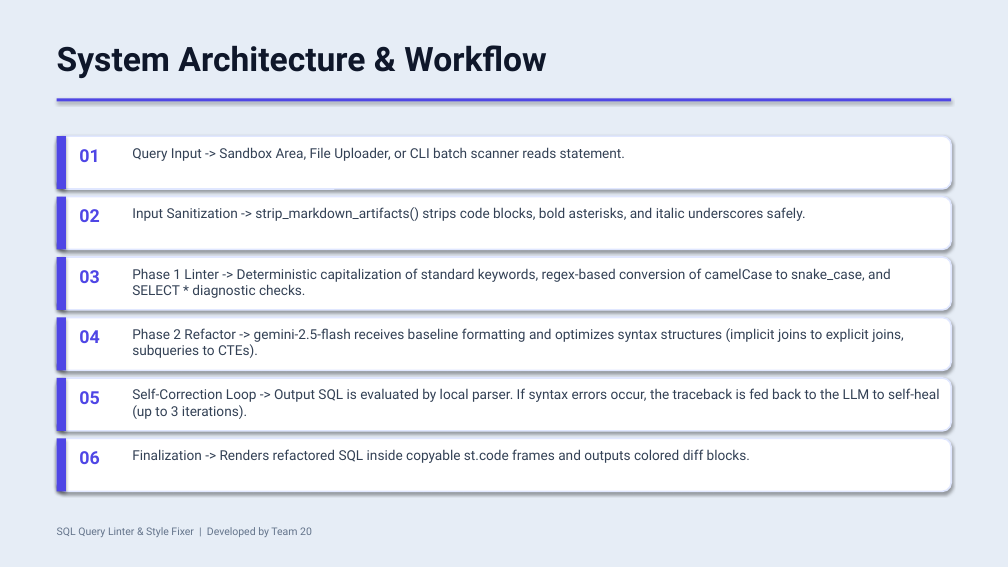
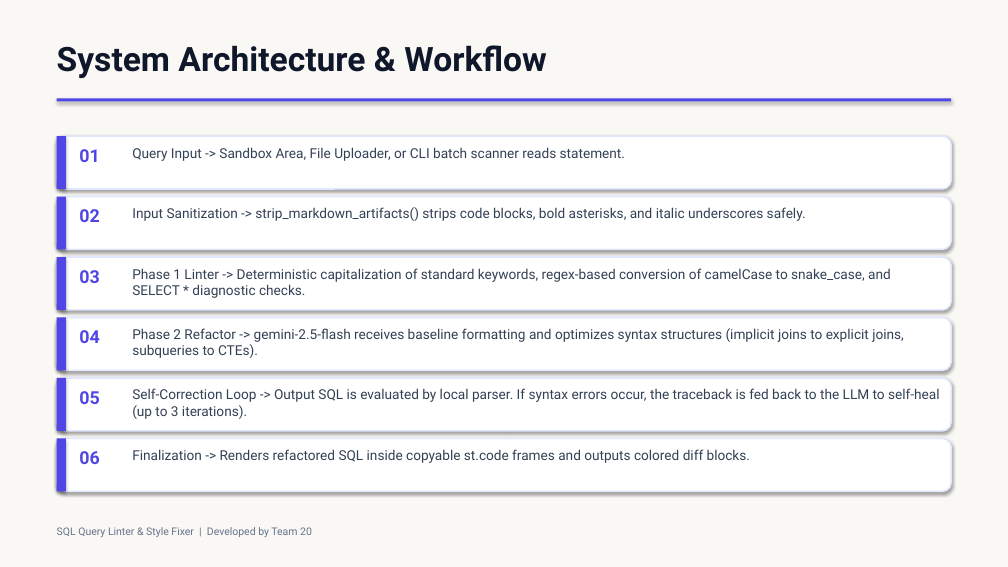
Before and after one commit to bharathpyla/sql-query-linter-style-fixer, a slide deck: slide 5 of Presentation.pptx. Drawn at 1008x567 pixels with LibreOffice and Linux fonts; fonts in the diff are those of the drawing. Boxes give left, top, right and bottom in pixels: in the first picture for what was removed or moved away, otherwise in the second. Text is boxed around its words. In the diff, an @@ line names an element or a change of style, - is before the commit and + after.

Commit message:
Update presentation Presentation.pptx with modern corporate Indigo & Cream theme

```diff
--- a/Presentation.pptx
+++ b/Presentation.pptx
@@ background #E6EDF6 to #FAF8F5 @@
```
Also in this commit, not shown: 7 other slides changed.
